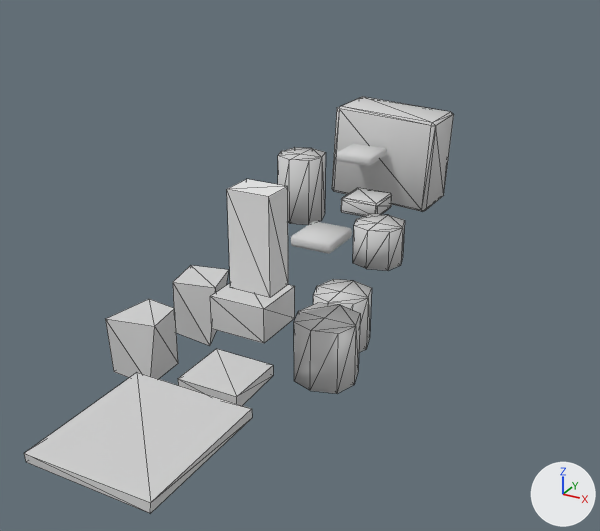
One commit to the OBJ model rami/scenes/stonesprm.obj: the scene before it, then after it.
Before and after are seen from a 50 mm lens placed at (7.1, -13.44, 8.91), pointed at (-1.24, 1.72, 1.33). Lighting does not change. The marker at lower right points along +X, +Y and +Z. Mesh edges are drawn as thin lines on the coarser meshes. Where no turn or scale is listed for an object, it has been applied to the vertices.

Objects in the first picture: 'Cube_Cube.001', 'Mesh.001_Mesh.006_Group19544.001', 'Mesh.003_Mesh.010_Group19514.001', 'Mesh.004_Mesh.013_Group19724.001', 'Mesh.005_Mesh.012_Group19634.001', 'Mesh.006_Mesh.005_Group19649.001', 'Mesh.007_Mesh.007_Group19664.001', 'Mesh.010_Mesh.009_Group19589.001', 'Mesh.011_Mesh.003_Group19499.001', 'Mesh.012_Mesh.014_Group19619.001', 'Mesh.014_Mesh_Group19679.001', 'Mesh_Mesh.004_Group19694.001'.
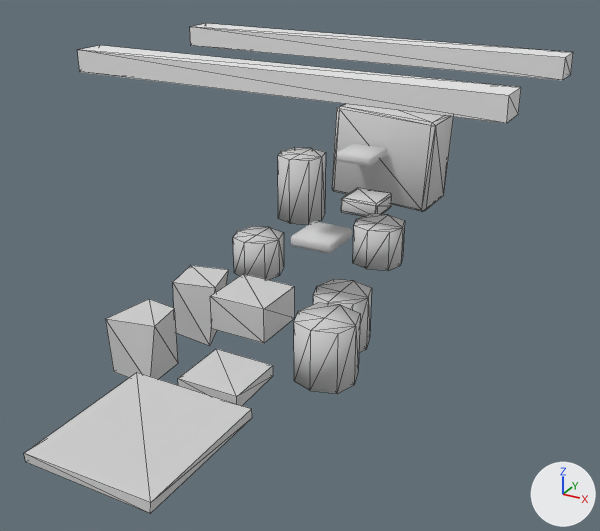
What changed in the scene script:
```text
Add me_mesh_015_cube_cube_000:
    me_mesh_015_cube_cube_000.from_pydata(...)  # a box spanning x -5.12..3.72, y 3.31..3.99, z 5.7..6.14
    me_mesh_015_cube_cube_000.materials.append(mat_material)  # white #e7e7e7
Add me_mesh_006_cube_cube_001:
    me_mesh_006_cube_cube_001.from_pydata(...)  # a box spanning x -5.12..3.72, y -0.56..0.13, z 5.7..6.14
    me_mesh_006_cube_cube_001.materials.append(mat_material)  # white #e7e7e7
Remove ob_cube_cube_001:
    ob_cube_cube_001 = bpy.data.objects.new('Cube_Cube.001', me_cube_cube_001)
    ob_cube_cube_001.location = (0.0, 0.0, 0.0)
Add ob_mesh_015_cube_cube_000:
    ob_mesh_015_cube_cube_000 = bpy.data.objects.new('Mesh.015_Cube_Cube.000', me_mesh_015_cube_cube_000)
    ob_mesh_015_cube_cube_000.location = (0.0, 0.0, 0.0)
Add ob_mesh_006_cube_cube_001:
    ob_mesh_006_cube_cube_001 = bpy.data.objects.new('Mesh.006_Cube_Cube.001', me_mesh_006_cube_cube_001)
    ob_mesh_006_cube_cube_001.location = (0.0, 0.0, 0.0)
```

Changed parts and their boxes [x1, y1, x2, y2] in the pictures (600 x 531 px):
'Mesh.006_Cube_Cube.001', added
    after: [77, 45, 521, 123]
'Mesh.015_Cube_Cube.000', added
    after: [190, 23, 573, 81]
'Cube_Cube.001', deleted
    before: [227, 179, 288, 298]
'Mesh.013_Mesh.011_Group19709.001', unchanged, uncovered by the edit
    after: [233, 226, 284, 280]
